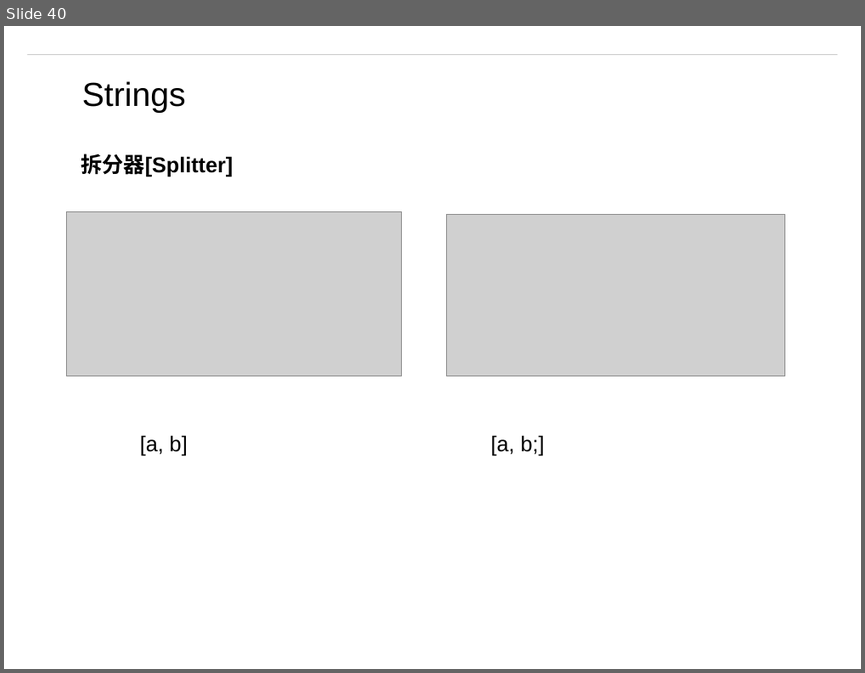
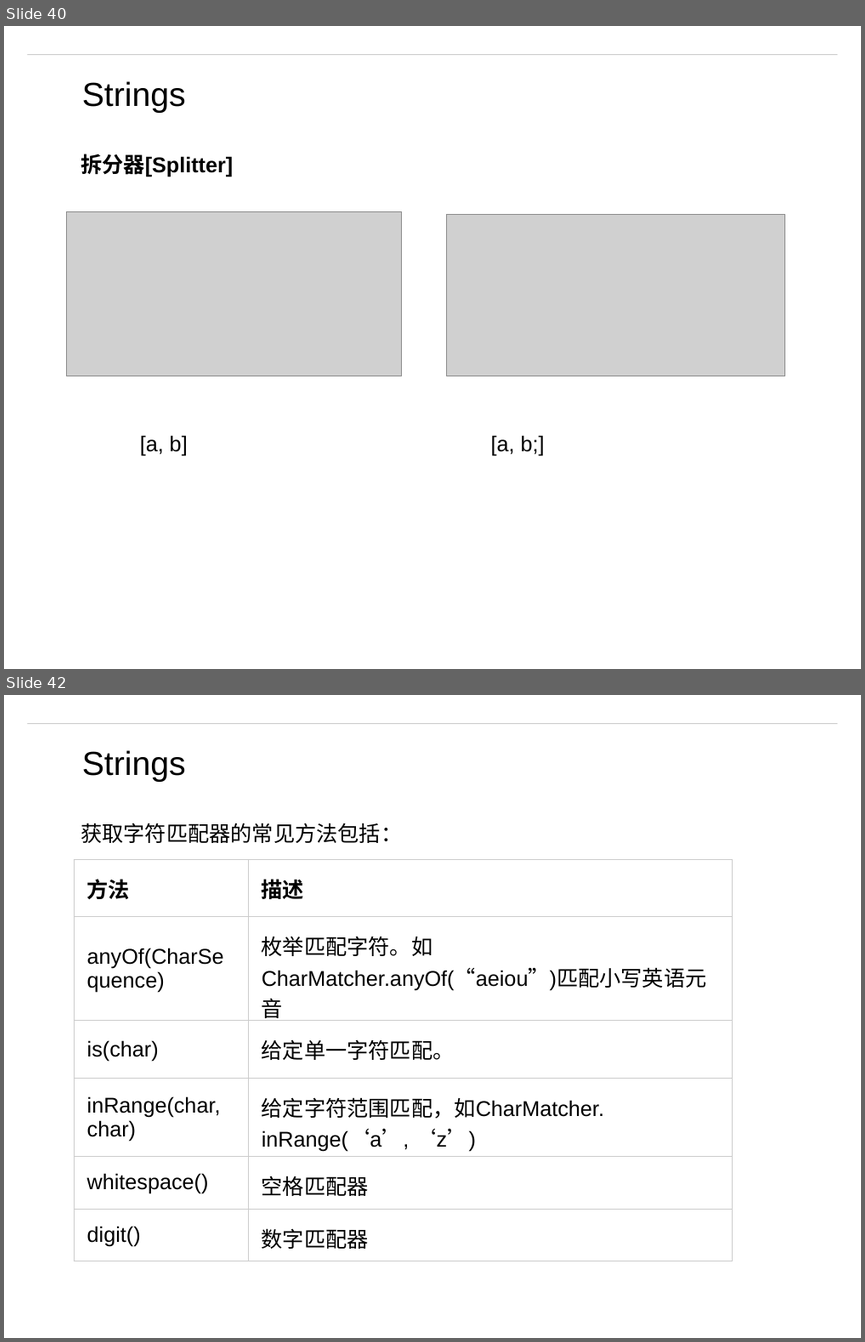
Before and after one commit to matt19870107/Guava, a slide deck: Guava.pptx. Shown one above the other, each under a label of ours: slide 40 before the commit, slides 40 and 42 after it; the slides between them are not shown. The pictures are 865x673 and 865x1342 pixels, drawn with LibreOffice and Linux fonts; fonts in the diff are those of the drawing; grey boxes stand for pictures; background and template pictures are left out. Boxes give left, top, right and bottom in pixels: in the first picture for what was removed or moved away, otherwise in the second. Text is boxed around its words. In the diff, an @@ line names an element or a change of style, - is before the commit and + after.

Commit message:
Strings

```diff
--- a/Guava.pptx
+++ b/Guava.pptx
@@ slide 42 added at (x1=4, y1=695, x2=861, y2=1338), background #FFFFFF; not listed: 1 template element that a slide beside it also shows @@
@@ text added at (x1=82, y1=750, x2=186, y2=782), 28 pt, text #000000 @@
+Strings
@@ text added at (x1=80, y1=823, x2=402, y2=843), 18 pt, text #000000 @@
+获取字符匹配器的常见方法包括：
@@ table added at (x1=74, y1=860, x2=732, y2=1252), 6 rows, 2 columns @@
+方法 | 描述
+anyOf(CharSequence) | 枚举匹配字符。如CharMatcher.anyOf(“aeiou”)匹配小写英语元音
+is(char) | 给定单一字符匹配。
+inRange(char, char) | 给定字符范围匹配，如CharMatcher.inRange(‘a’, ‘z’)
+whitespace() | 空格匹配器
+digit() | 数字匹配器
```
Also in this commit, not shown: 2 slides changed, 2 other slides added, 10 other files.
